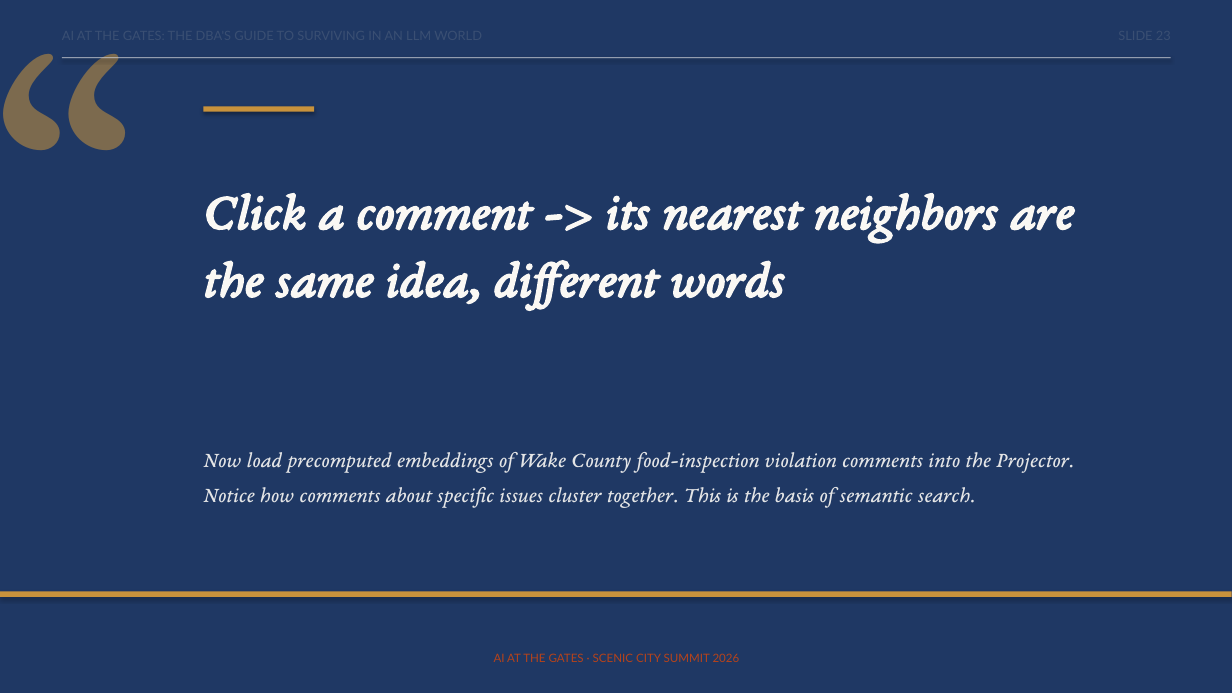
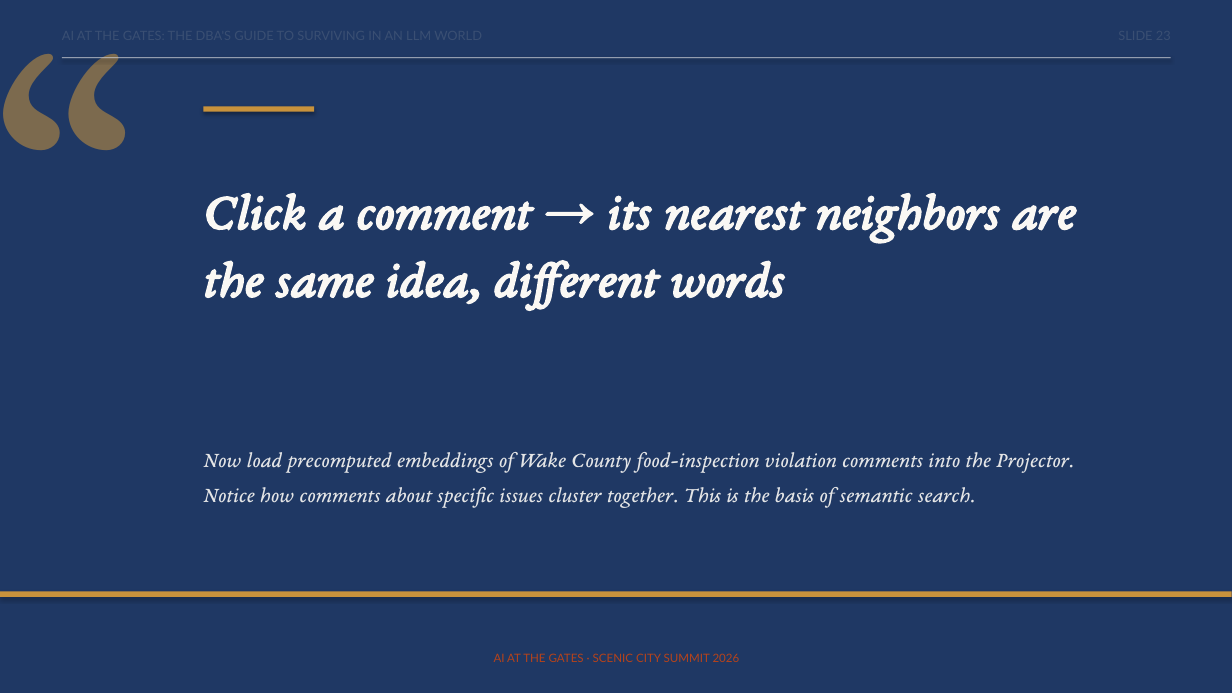
Before and after one commit to feaselkl/AI-at-the-Gates, a slide deck: slide 23 of slides/scenic-city-aigates-precon_plus_5_3.pptx. Drawn at 1232x693 pixels with LibreOffice and Linux fonts; fonts in the diff are those of the drawing. Boxes give left, top, right and bottom in pixels: in the first picture for what was removed or moved away, otherwise in the second. Text is boxed around its words. In the diff, an @@ line names an element or a change of style, - is before the commit and + after.

```diff
--- a/slides/scenic-city-aigates-precon_plus_5_3.pptx
+++ b/slides/scenic-city-aigates-precon_plus_5_3.pptx
@@ text at box(203, 193, 1076, 309): text changed @@
-Click a comment -> its nearest neighbors are the same idea, different words
+Click a comment → its nearest neighbors are the same idea, different words
```
Also in this commit, not shown: 3 other slides changed.
